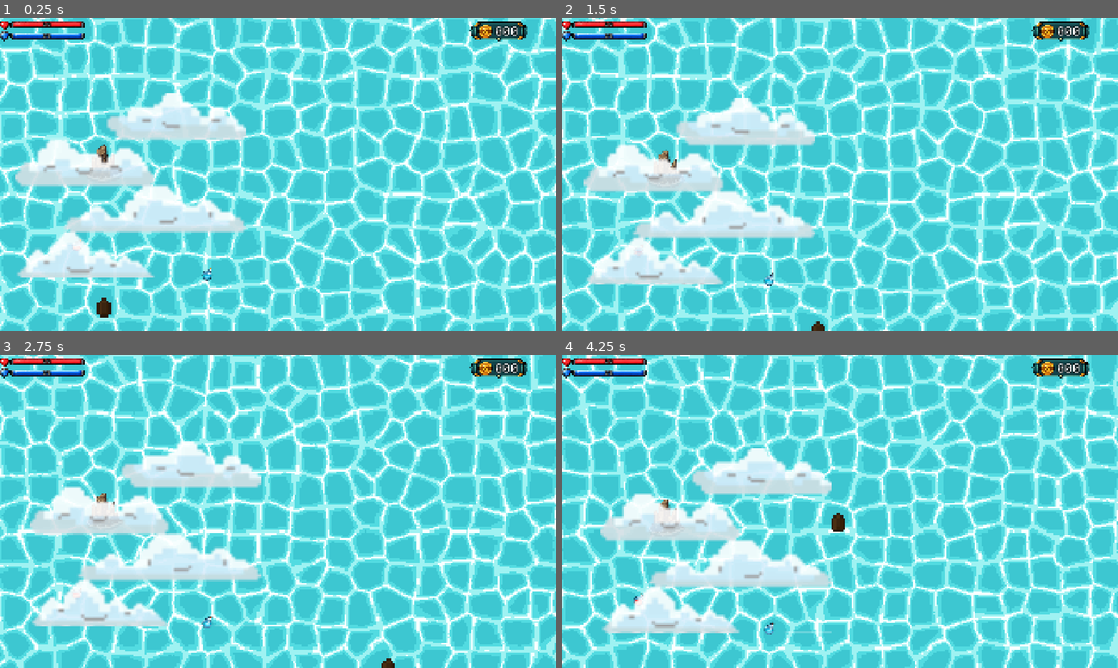
Above: before the commit, frames 1-4 (two rows, left to right).
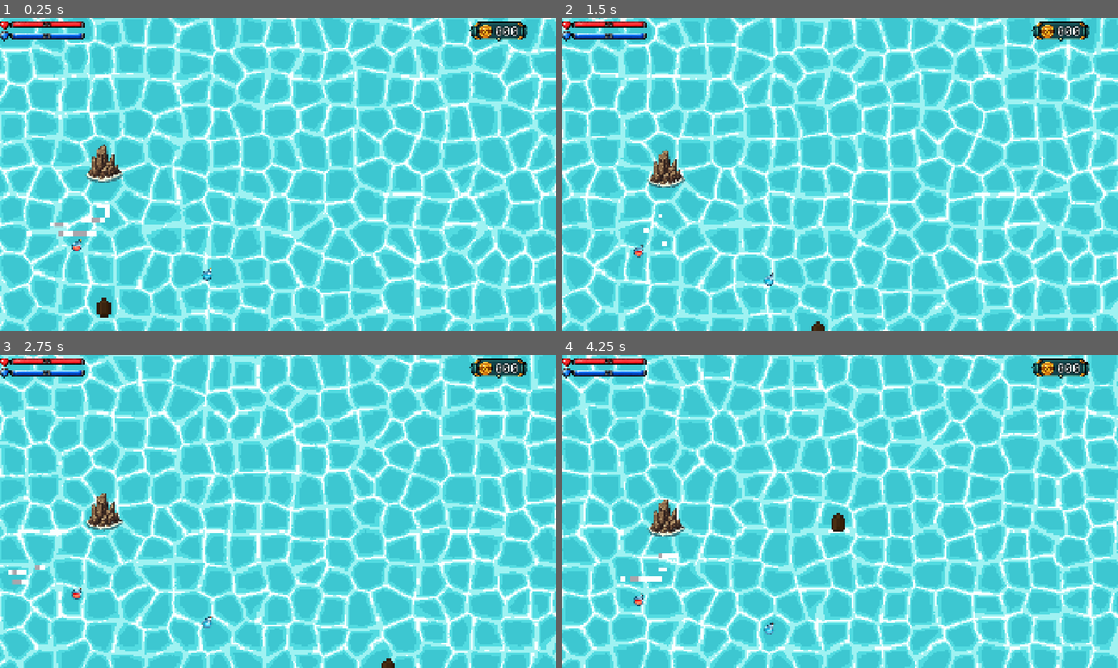
Above: after the commit, the same moments.

Repository: irohgit/flapjack
Game: Godot game, scene res://Levels/Level0.tscn
The game is run twice, just before and just after one commit, with the same random seed, the same clock (stepped at 60 frames per second) and the same inputs. This scene is started directly instead of the project's main scene.
Inputs:
- Up to frame 1 (0.25 s): no input
- Up to frame 2 (1.5 s): hold D (move_right) 0.53-1.28 s; hold Space (shoot) 0.53-1.28 s; hold S (move_backward) from 1.28 s (still down); tap Space (shoot) at 1.35 s
- Up to frame 3 (2.75 s): release S (move_backward) at 2.03 s; hold D (move_right) from 2.03 s (still down); hold Space (shoot) from 2.03 s (still down)
- Up to frame 4 (4.25 s): release D (move_right) at 2.78 s; release Space (shoot) at 2.78 s; hold W (move_forward) 2.78-3.53 s; tap Space (shoot) at 2.85 s; hold A (move_left) from 3.53 s (still down); hold Space (shoot) from 3.53 s (still down)

The runs differ from the first frame. In frame 1, 10% of the frame differs, in the area x 2-45%, y 24-83%; in frame 2, 10%; in frame 3, 10%; in frame 4, 10%, in the area x 6-49%, y 29-89%.

Commit message:
Replace cloud with wind on level 0

Diff:
--- a/Levels/Level0.tscn
+++ b/Levels/Level0.tscn
@@ -18,7 +18,7 @@
 [ext_resource type="Resource" uid="uid://bcj4lyhuitxi2" path="res://Data/Pickups/ShieldPotion.tres" id="17_aa3m5"]
 [ext_resource type="Resource" uid="uid://bkqumwc6jcphy" path="res://Data/Pickups/HealthPotion.tres" id="17_y3xa5"]
 [ext_resource type="PackedScene" uid="uid://cstesilwdvxw5" path="res://Levels/settings_panel.tscn" id="18_y3xa5"]
-[ext_resource type="PackedScene" uid="uid://bws0ib2ep02xb" path="res://Actors/Environment/cloud_overlay.tscn" id="19_nbhn6"]
+[ext_resource type="PackedScene" uid="uid://dyx6252lck76u" path="res://Actors/Environment/wind_zone.tscn" id="19_nbhn6"]
 
 [sub_resource type="ShaderMaterial" id="ShaderMaterial_n48ea"]
 shader = ExtResource("2_im6i0")
@@ -98,5 +98,5 @@
 position = Vector2(716, 880)
 data = ExtResource("17_aa3m5")
 
-[node name="CloudOverlay" parent="." unique_id=593505672 instance=ExtResource("19_nbhn6")]
-position = Vector2(446, 575)
+[node name="wind_zone" parent="." unique_id=963280108 instance=ExtResource("19_nbhn6")]
+position = Vector2(203, 685)
